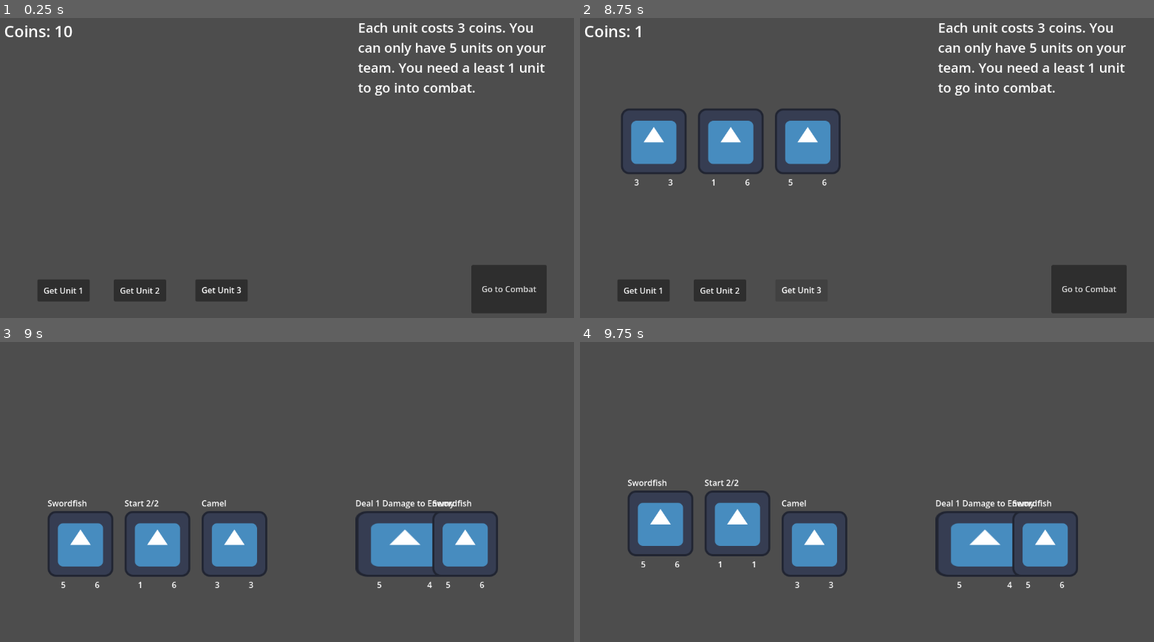
Above: before the commit, frames 1-4 (two rows, left to right).
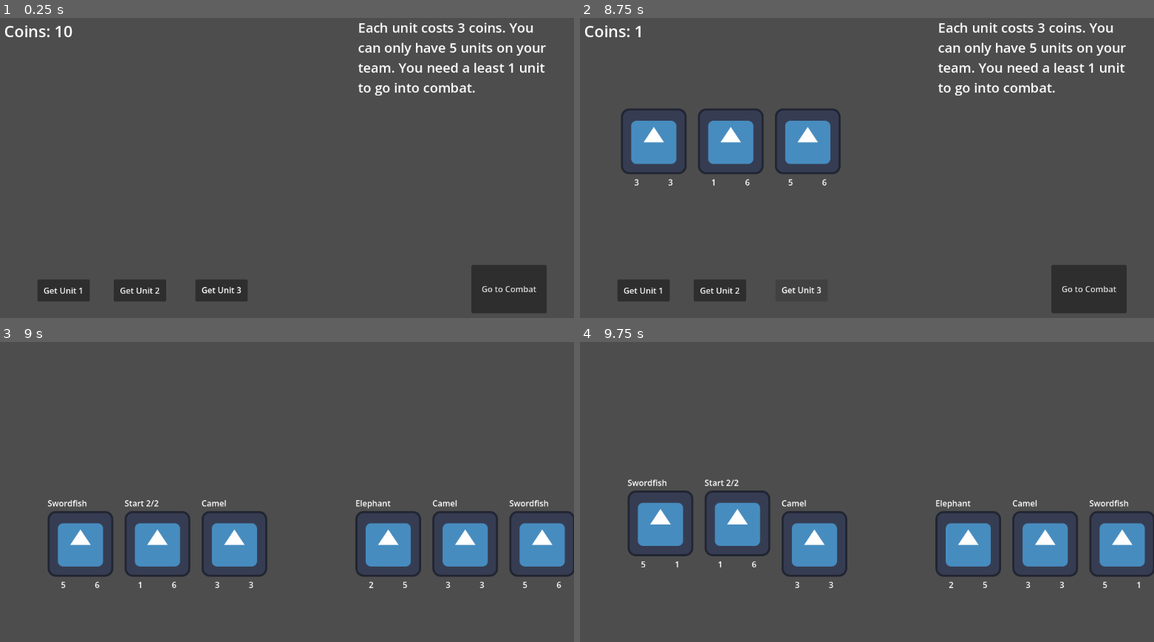
Above: after the commit, the same moments.

Repository: skeeeth/HACKER_AUTO_PETS
Game: Godot game, scene res://Scenes/ShopScene.tscn
The game is run twice, just before and just after one commit, with the same random seed, the same clock (stepped at 60 frames per second) and the same inputs. The engine's default icon, where the game draws it, is replaced by a stand-in: a white triangle on a blue panel in a dark square.
Inputs:
- Up to frame 1 (0.25 s): no input
- Up to frame 2 (8.75 s): click "Go to Combat" at 0.5 s; click "Go to Combat" at 1.25 s; click "Get Unit 1" at 2 s; click "Get Unit 2" at 2.75 s; click "Get Unit 3" at 3.5 s; click "Get Unit 1" at 4.25 s; click "Get Unit 2" at 5 s; click "Get Unit 3" at 5.75 s; click "Get Unit 1" at 6.5 s; click "Get Unit 2" at 7.25 s; click "Get Unit 3" at 8 s
- Up to frame 3 (9 s): click "Go to Combat" at 8.75 s
- Up to frame 4 (9.75 s): tap Enter (ui_accept) at 9.5 s; hold Enter (ui_accept) from 9.53 s (still down)

Frames 1-2 are identical in both runs. In frame 3, 2.9% of the frame differs, in the area x 62-100%, y 52-83%; in frame 4, 2.9%, in the area x 16-100%, y 52-83%.

Commit message:
Attack phase update and trigger implementation

Diff:
--- a/Resources/Effects/Swordfish.tres
+++ b/Resources/Effects/Swordfish.tres
@@ -3,12 +3,11 @@
 [ext_resource type="Script" uid="uid://d6hrknb1lvds" path="res://Resources/effectData.gd" id="1_8xwy5"]
 [ext_resource type="Script" uid="uid://by520cy10c7wa" path="res://Resources/TargetData.gd" id="2_mb4wh"]
 
-[sub_resource type="Resource" id="Resource_qk3dh"]
+[sub_resource type="Resource" id="Resource_8xwy5"]
 script = ExtResource("2_mb4wh")
-value = -1
 metadata/_custom_type_script = "uid://by520cy10c7wa"
 
-[sub_resource type="Resource" id="Resource_fqhie"]
+[sub_resource type="Resource" id="Resource_mb4wh"]
 script = ExtResource("2_mb4wh")
 type = 1
 metadata/_custom_type_script = "uid://by520cy10c7wa"
@@ -17,5 +16,5 @@
 script = ExtResource("1_8xwy5")
 name = "Swordfish"
 magnitude_type = 1
-targets = Array[ExtResource("2_mb4wh")]([SubResource("Resource_qk3dh"), SubResource("Resource_fqhie")])
+targets = Array[ExtResource("2_mb4wh")]([SubResource("Resource_8xwy5"), SubResource("Resource_mb4wh")])
 metadata/_custom_type_script = "uid://d6hrknb1lvds"
--- /dev/null
+++ b/Resources/Units/Elephant.tres
@@ -0,0 +1,24 @@
+[gd_resource type="Resource" script_class="UnitData" format=3 uid="uid://bbj7y5pt3gybn"]
+
+[ext_resource type="Script" uid="uid://d6hrknb1lvds" path="res://Resources/effectData.gd" id="1_j0a32"]
+[ext_resource type="Script" uid="uid://6i4niaslfrq8" path="res://Resources/UnitData.gd" id="1_uq7y6"]
+[ext_resource type="Script" uid="uid://by520cy10c7wa" path="res://Resources/TargetData.gd" id="2_ntoy4"]
+
+[sub_resource type="Resource" id="Resource_l3i72"]
+script = ExtResource("2_ntoy4")
+value = -1
+metadata/_custom_type_script = "uid://by520cy10c7wa"
+
+[sub_resource type="Resource" id="Resource_nsmcw"]
+script = ExtResource("1_j0a32")
+name = "Elephant"
+trigger_state = 4
+magnitude = 1
+targets = Array[ExtResource("2_ntoy4")]([SubResource("Resource_l3i72")])
+metadata/_custom_type_script = "uid://d6hrknb1lvds"
+
+[resource]
+script = ExtResource("1_uq7y6")
+health = 5
+effect = SubResource("Resource_nsmcw")
+metadata/_custom_type_script = "uid://6i4niaslfrq8"
--- a/Resources/effectData.gd
+++ b/Resources/effectData.gd
@@ -1,7 +1,9 @@
 extends Resource
 class_name EffectData
 
-enum TriggerStates {BATTLE_START, FAINT, TURN_START, HURT}
+enum TriggerStates {BATTLE_START, FAINT, TURN_START,
+		HURT, B_ATTACK, A_ATTACK}
+
 enum EffectTypes {DAMAGE, GIVE, SUMMON}
 enum MagnitudeTypes {RAW, ATTACK, HEALTH, CUSTOM}
 #enum TargetCodes {S,O,A}
--- a/Scenes/CombatSim.tscn
+++ b/Scenes/CombatSim.tscn
@@ -2,13 +2,14 @@
 
 [ext_resource type="Script" uid="uid://dfv4x5ov05lhh" path="res://Scripts/combat_sim.gd" id="1_pc1ni"]
 [ext_resource type="Script" uid="uid://6i4niaslfrq8" path="res://Resources/UnitData.gd" id="2_ollyq"]
+[ext_resource type="Resource" uid="uid://bbj7y5pt3gybn" path="res://Resources/Units/Elephant.tres" id="3_s10s3"]
 [ext_resource type="Resource" uid="uid://bdng0x32h0e84" path="res://Resources/Units/Swordfish.tres" id="4_c2hfo"]
+[ext_resource type="Resource" uid="uid://np24ybr71b2k" path="res://Resources/Units/Camel.tres" id="4_x8mgc"]
 [ext_resource type="PackedScene" uid="uid://clvf8r4jwgtex" path="res://Scenes/NextSceneButton.tscn" id="5_c2hfo"]
-[ext_resource type="Resource" uid="uid://dxd8fem6tyriv" path="res://Resources/Units/Unit4.tres" id="6_sslh6"]
 
 [node name="CombatSim" type="Node2D" unique_id=807734234 node_paths=PackedStringArray("next_scene_button_node")]
 script = ExtResource("1_pc1ni")
-enemy_unit_data = Array[ExtResource("2_ollyq")]([ExtResource("6_sslh6"), ExtResource("4_c2hfo")])
+enemy_unit_data = Array[ExtResource("2_ollyq")]([ExtResource("3_s10s3"), ExtResource("4_x8mgc"), ExtResource("4_c2hfo")])
 step_size = 150
 next_scene_button_node = NodePath("NextSceneButton")
 
--- a/Scripts/Combat_Class.gd
+++ b/Scripts/Combat_Class.gd
@@ -3,6 +3,7 @@
 
 signal died(who:SimUnit)
 signal hurt
+signal attack_queued
 
 @export var damage_label: Label #= $VBoxContainer/HBoxContainer/Damage
 @export var health_label: Label #= $VBoxContainer/HBoxContainer/Health
--- a/Scripts/SimEffect.gd
+++ b/Scripts/SimEffect.gd
@@ -20,6 +20,9 @@
 		EffectData.TriggerStates.HURT:
 			holder.hurt.connect(trigger)
 
+		EffectData.TriggerStates.B_ATTACK:
+			holder.attack_queued.connect(trigger)
+
 func trigger():
 	manager.trigger_effect(self)
 
@@ -37,6 +40,7 @@
 			EffectData.EffectTypes.DAMAGE:
 				target.take_damage(get_magnitude())
 
+	print("Resolved " + data.name)
 	resolved.emit()
 	holder.position.y += 40 #reset
 
--- a/Scripts/combat_sim.gd
+++ b/Scripts/combat_sim.gd
@@ -86,8 +86,6 @@
 	#and when there is still players and enemies alive
 	if event.is_action_pressed("ui_accept"):
 		if combat_over == false:
-			current_phase_number += 1
-			connect_number_to_phase()
 			#phase_action()
 			advance_step() #DEBUG hotkey
 		else:
@@ -116,7 +114,8 @@
 		print("Turn has begun")
 	elif current_battle_phase == BattlePhases.ATTACK:
 		print("Time to attack")
-		hit()
+		player_queue.front().attack_queued.emit()
+		enemy_queue.front().attack_queued.emit()
 	elif current_battle_phase == BattlePhases.TURN_END:
 		print("Turn has ended")
 
@@ -131,11 +130,17 @@
 	elif dying_units.size() > 0:
 		cleanup()
 	else:
+		if current_battle_phase == BattlePhases.ATTACK: 	##hit on appropriate phase
+			hit()										## otherise just move on
+
+		current_phase_number += 1
+		connect_number_to_phase()
 		phase_action()
 
 ## This function executes the attack phase
 ## and reduces the units' health accordingly
 func hit():
+	print("Attacking")
 	player_queue.front().take_damage(enemy_queue.front().attack)
 	enemy_queue.front().take_damage(player_queue.front().attack)
 
